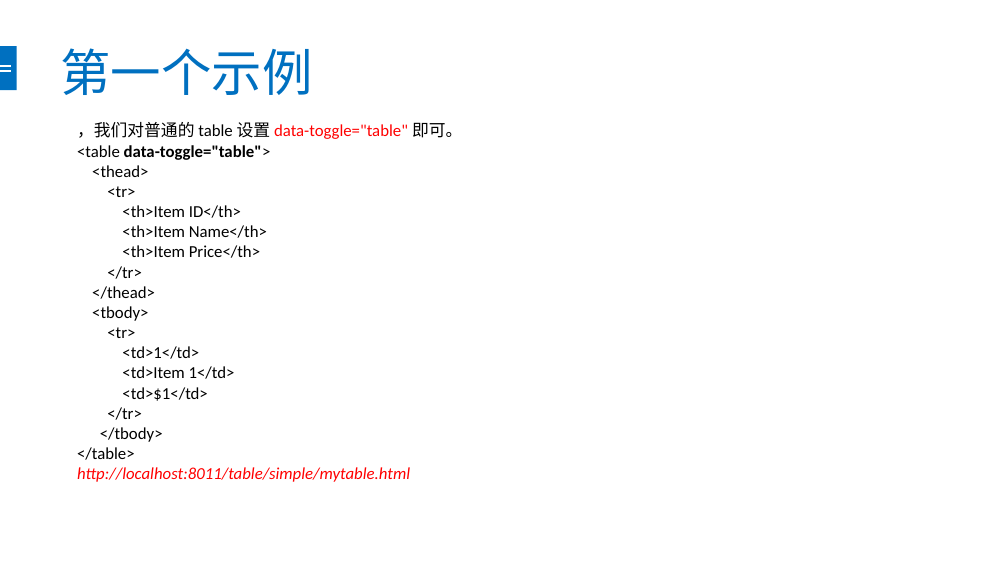
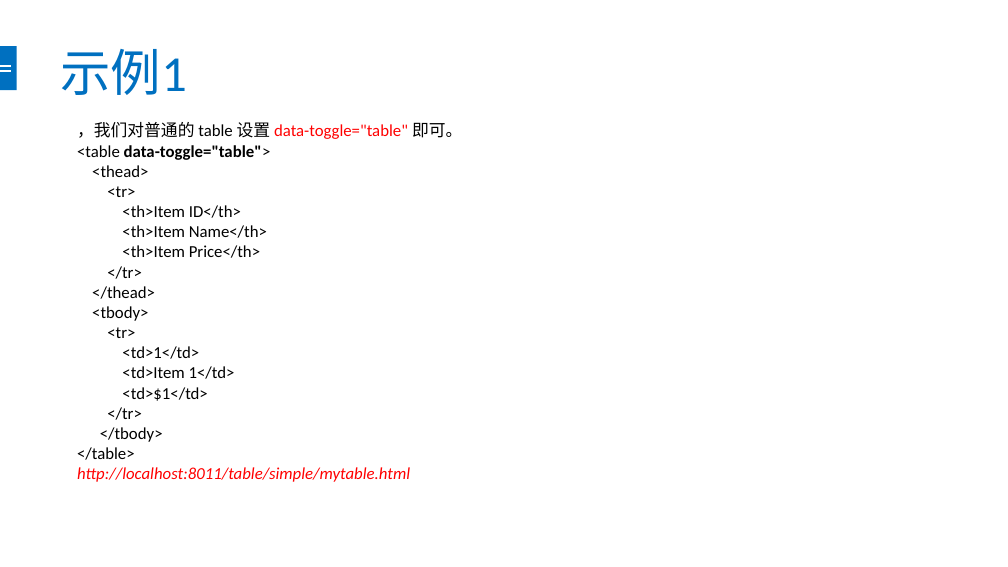
Before and after one commit to chendingguo/workspace, a slide deck: slide 5 of springboot-mybatis-master/bootstrap-table.pptx (slide 4 before the commit). Drawn at 1008x567 pixels with LibreOffice and Linux fonts; fonts in the diff are those of the drawing. Boxes give left, top, right and bottom in pixels: in the first picture for what was removed or moved away, otherwise in the second. Text is boxed around its words. In the diff, an @@ line names an element or a change of style, - is before the commit and + after.

```diff
--- a/springboot-mybatis-master/bootstrap-table.pptx
+++ b/springboot-mybatis-master/bootstrap-table.pptx
@@ title at [60, 49, 186, 95]: text changed @@
-第一个示例
+示例1
```
Also in this commit, not shown: 5 other slides changed, 4 slides added, 3 slides removed, 29 other files.
